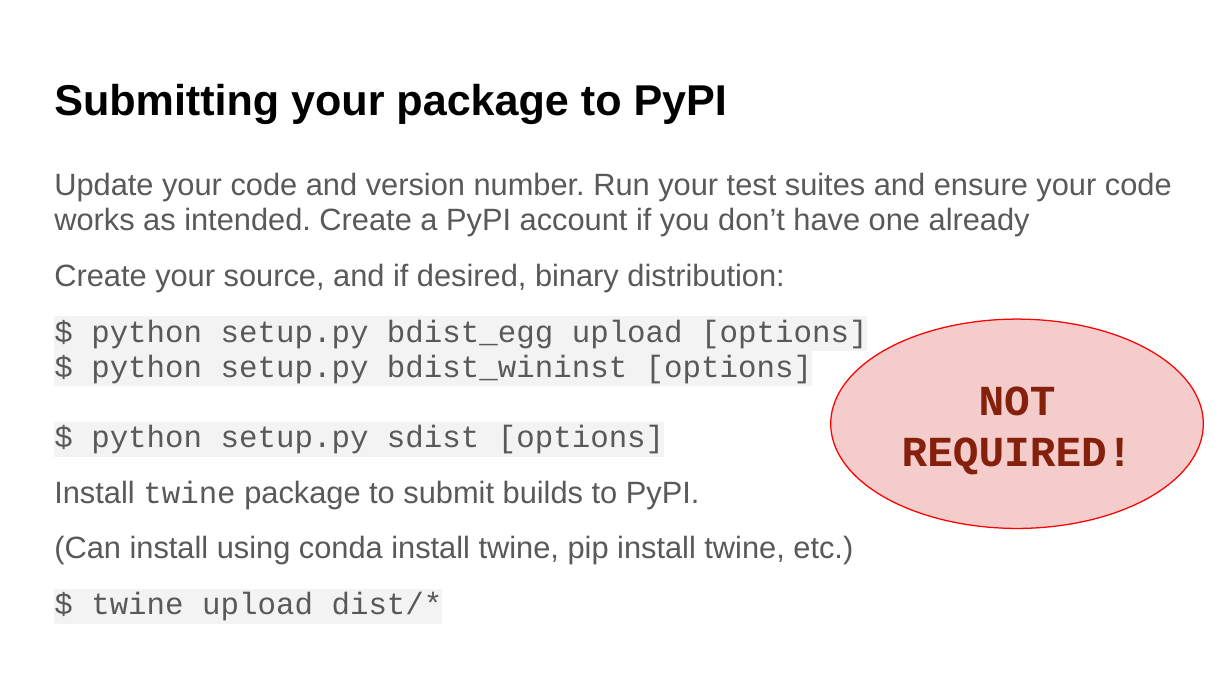
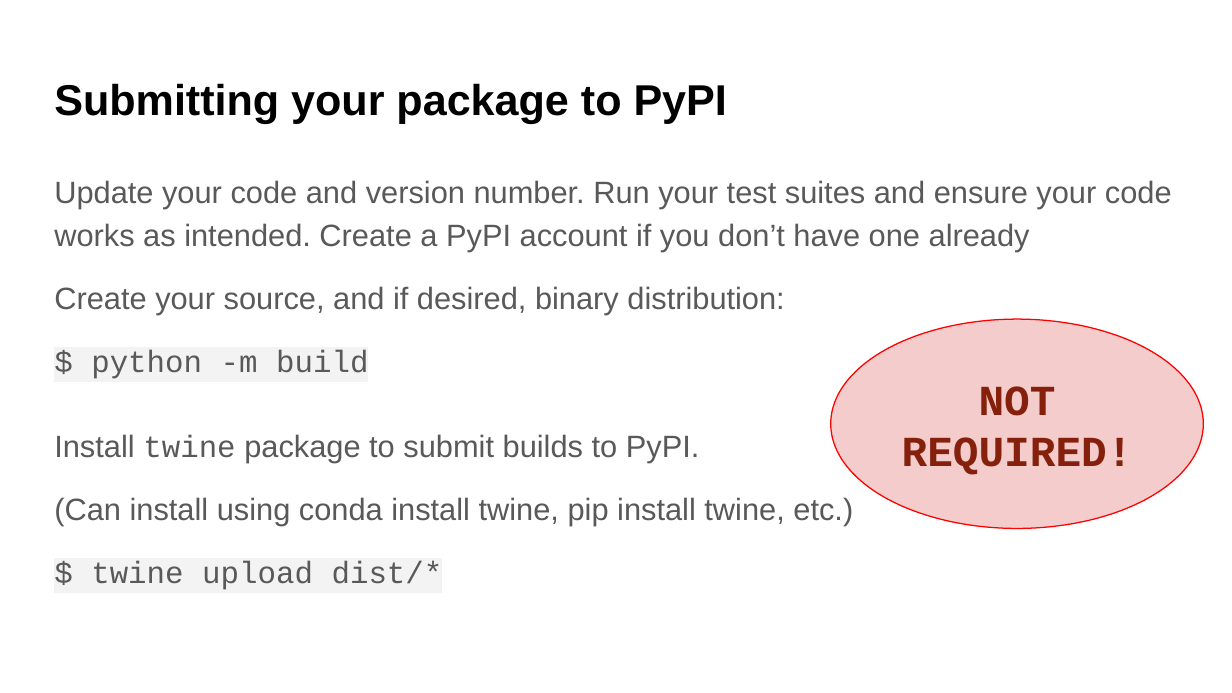
Before and after one commit to UWDATA515/lecture-materials, a slide deck: slide 10 of 09/DATA515_09_Packages.pptx. Drawn at 1232x693 pixels with LibreOffice and Linux fonts; fonts in the diff are those of the drawing; background and template pictures are left out. Boxes give left, top, right and bottom in pixels: in the first picture for what was removed or moved away, otherwise in the second. Text is boxed around its words. In the diff, an @@ line names an element or a change of style, - is before the commit and + after.

Commit message:
Fix package slides

```diff
--- a/09/DATA515_09_Packages.pptx
+++ b/09/DATA515_09_Packages.pptx
@@ text at <box>54,180,1172,590</box>: line spacing 0.95 to 1.15; less space between paragraphs @@
@@ text at <box>91,350,368,379</box>: text changed @@
-$ python setup.py bdist_egg upload [options]
-$ python setup.py bdist_wininst [options]
-$ python setup.py sdist [options]
+$ python -m build
```
Also in this commit, not shown: 1 other slide changed, 1 other file.
